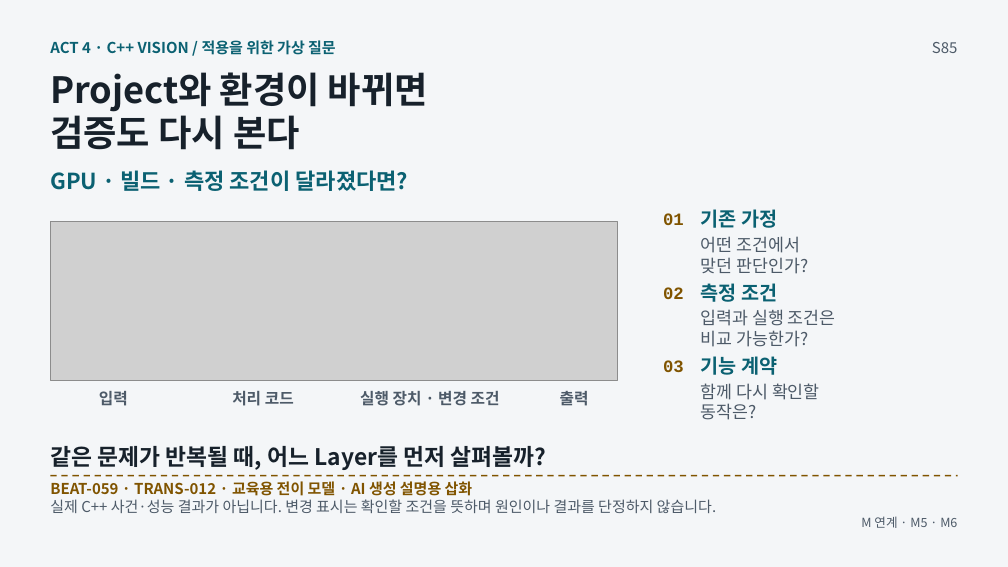
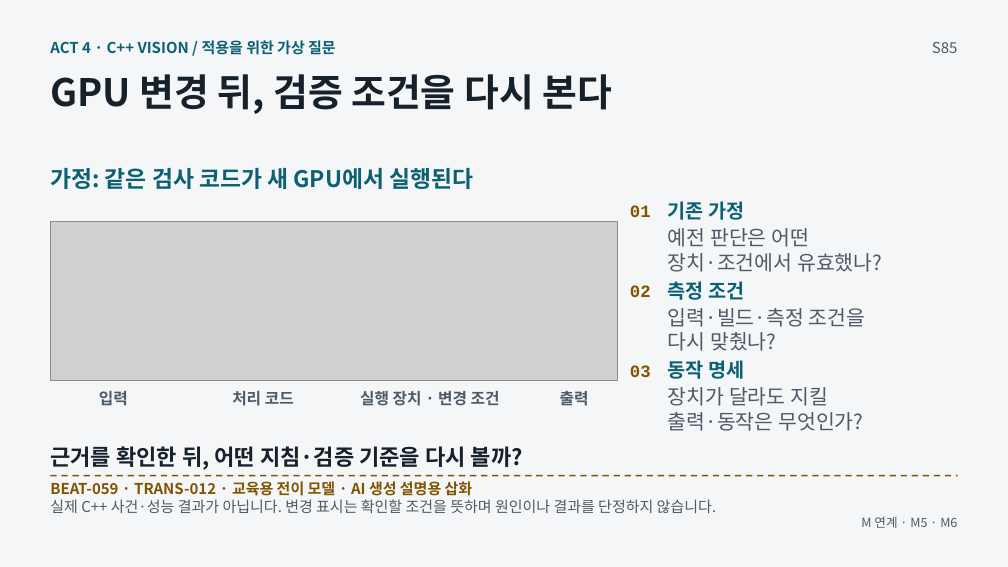
Before and after one commit to GideokKim/ai-dev-training, a slide deck: slide 85 of production/AI_Dev_Training_Full.pptx. Drawn at 1008x567 pixels with LibreOffice and Linux fonts; fonts in the diff are those of the drawing; grey boxes stand for pictures. Boxes give left, top, right and bottom in pixels: in the first picture for what was removed or moved away, otherwise in the second. Text is boxed around its words. In the diff, an @@ line names an element or a change of style, - is before the commit and + after.

```diff
--- a/production/AI_Dev_Training_Full.pptx
+++ b/production/AI_Dev_Training_Full.pptx
@@ text at (50, 74, 612, 114): text changed; size 34.5 to 36 pt @@
-Project와 환경이 바뀌면
-검증도 다시 본다
+GPU 변경 뒤, 검증 조건을 다시 본다
@@ text at (50, 168, 473, 189): text changed; size 21 to 21.8 pt @@
-GPU · 빌드 · 측정 조건이 달라졌다면?
+가정: 같은 검사 코드가 새 GPU에서 실행된다
@@ text "01": place and size @@
-text "01" at (663, 213, 684, 225)
+text "01" at (630, 206, 651, 217)
@@ text "기존 가정": place and size @@
-text "기존 가정" at (701, 209, 777, 228)
+text "기존 가정" at (668, 201, 744, 220)
@@ text at (668, 228, 882, 272): text changed; size 16.5 to 19.5 pt @@
-어떤 조건에서
-맞던 판단인가?
+예전 판단은 어떤
+장치·조건에서 유효했나?
@@ text "02": place and size @@
-text "02" at (663, 287, 684, 299)
+text "02" at (630, 285, 651, 297)
@@ text "측정 조건": place and size @@
-text "측정 조건" at (701, 283, 777, 302)
+text "측정 조건" at (668, 281, 744, 300)
@@ text at (668, 308, 866, 351): text changed; size 16.5 to 19.5 pt @@
-입력과 실행 조건은
-비교 가능한가?
+입력·빌드·측정 조건을
+다시 맞췄나?
@@ text "03": place and size @@
-text "03" at (663, 360, 684, 372)
+text "03" at (630, 365, 651, 377)
@@ text at (668, 387, 863, 431): text changed; size 16.5 to 19.5 pt @@
-함께 다시 확인할
-동작은?
+장치가 달라도 지킬
+출력·동작은 무엇인가?
@@ text at (668, 360, 744, 379): text changed @@
-기능 계약
+동작 명세
@@ text at (50, 446, 523, 470): text changed; size 21.8 to 21 pt @@
-같은 문제가 반복될 때, 어느 Layer를 먼저 살펴볼까?
+근거를 확인한 뒤, 어떤 지침·검증 기준을 다시 볼까?
```
Also in this commit, not shown: 9 other slides changed, 54 other files.
